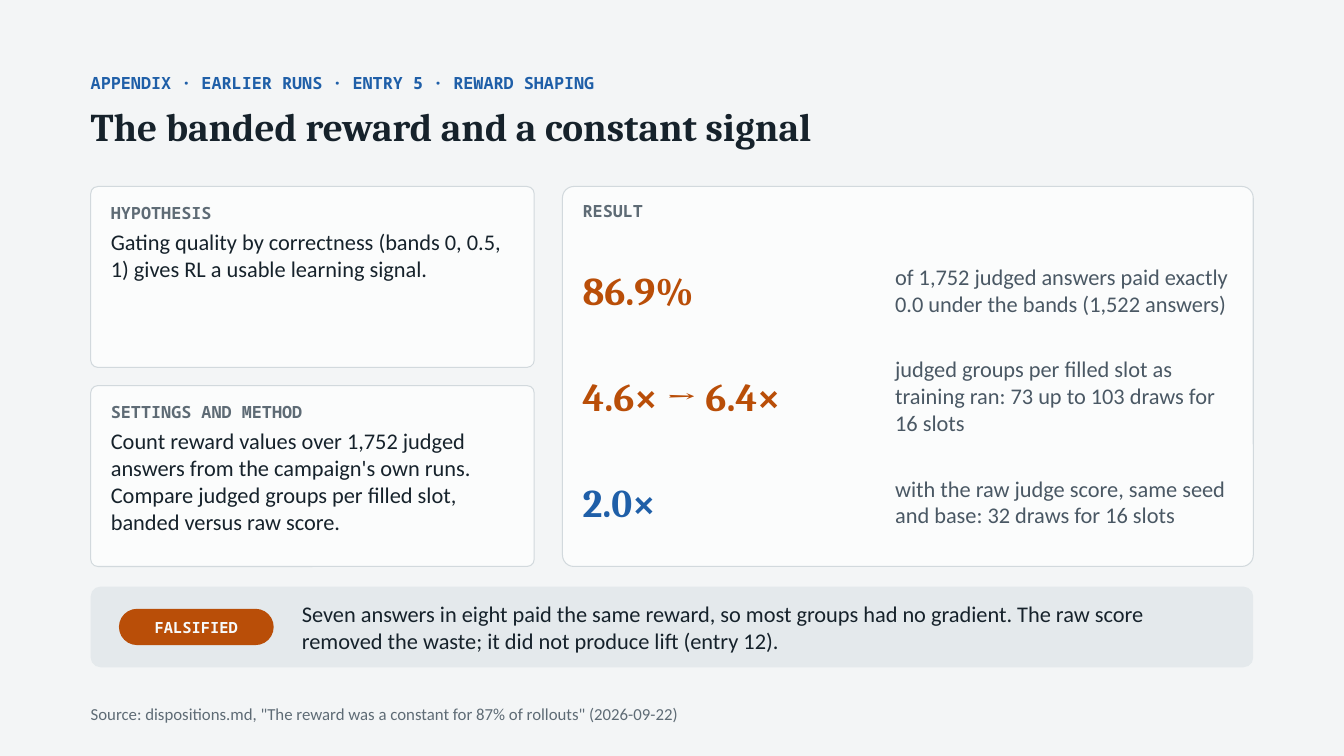
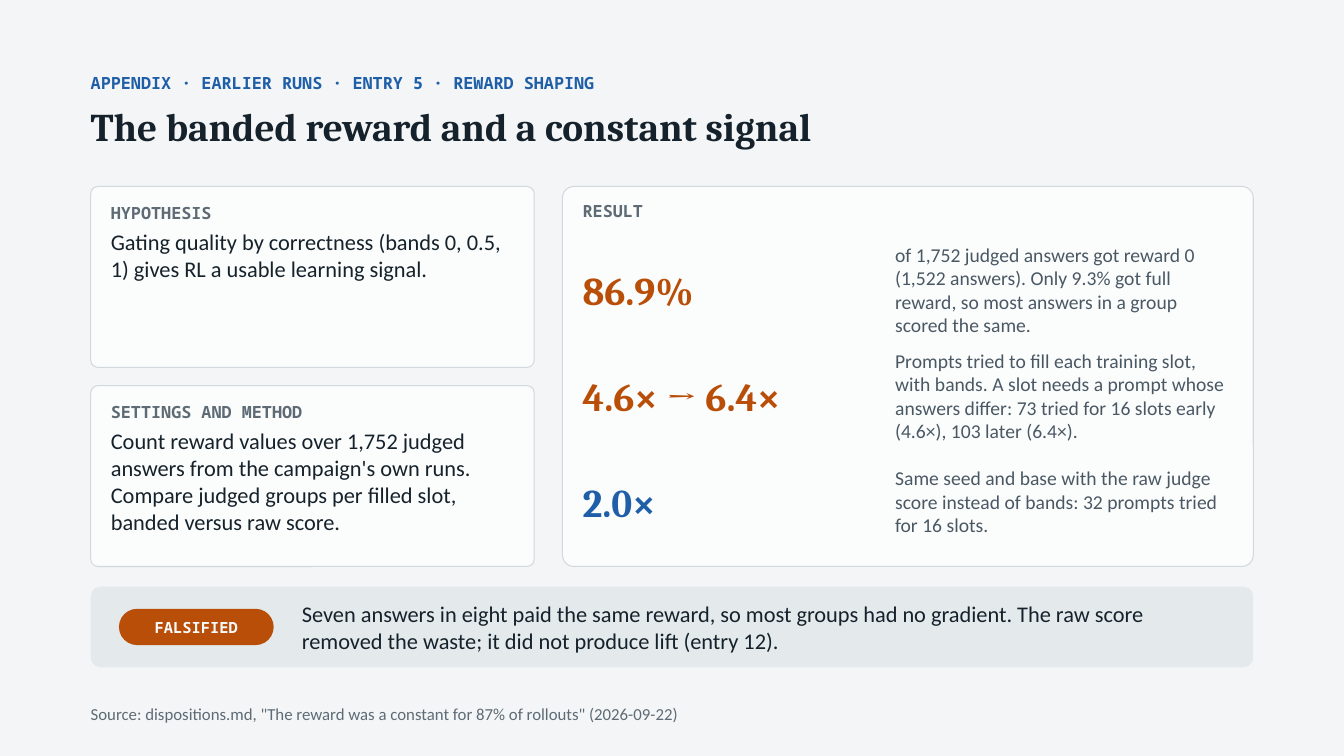
Before and after one commit to thistleknot/rl_v2_share, a slide deck: slide 19 of docs/RL_V2_rl.pptx. Drawn at 1344x756 pixels with LibreOffice and Linux fonts; fonts in the diff are those of the drawing. Boxes give left, top, right and bottom in pixels: in the first picture for what was removed or moved away, otherwise in the second. Text is boxed around its words. In the diff, an @@ line names an element or a change of style, - is before the commit and + after.

```diff
--- a/docs/RL_V2_rl.pptx
+++ b/docs/RL_V2_rl.pptx
@@ text at box(895, 248, 1195, 332): text changed; size 16 to 14 pt @@
-of 1,752 judged answers paid exactly 0.0 under the bands (1,522 answers)
+of 1,752 judged answers got reward 0 (1,522 answers). Only 9.3% got full reward, so most answers in a group scored the same.
@@ text at box(895, 354, 1224, 441): text changed; size 16 to 14 pt @@
-judged groups per filled slot as training ran: 73 up to 103 draws for 16 slots
+Prompts tried to fill each training slot, with bands. A slot needs a prompt whose answers differ: 73 tried for 16 slots early (4.6×), 103 later (6.4×).
@@ text at box(895, 471, 1217, 532): text changed; size 16 to 14 pt @@
-with the raw judge score, same seed and base: 32 draws for 16 slots
+Same seed and base with the raw judge score instead of bands: 32 prompts tried for 16 slots.
```
